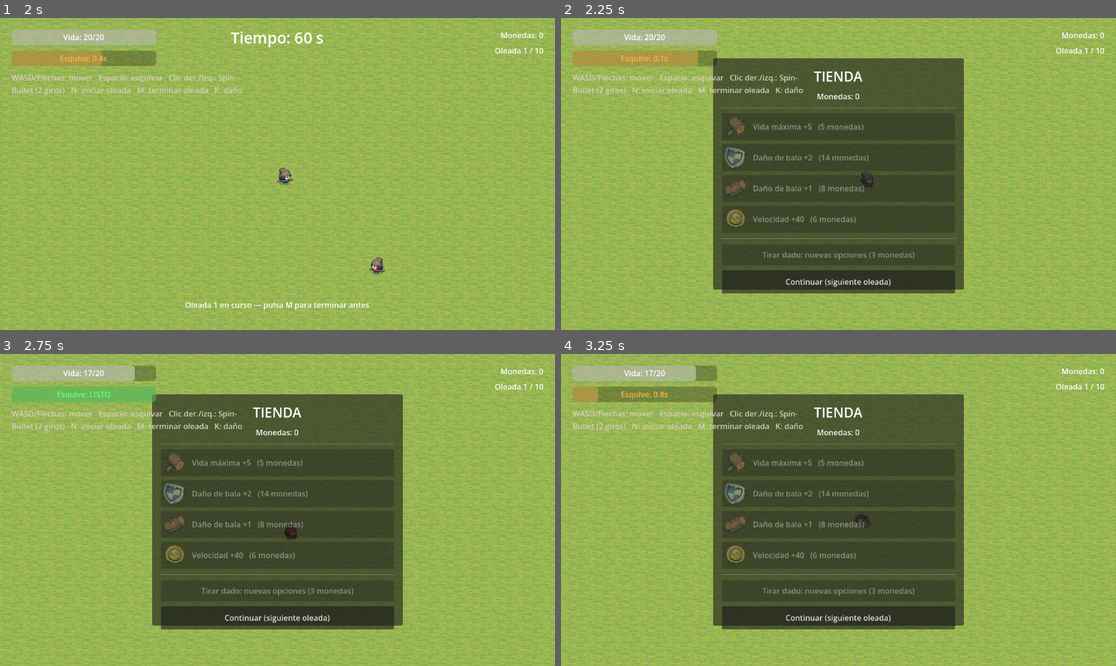
Above: before the commit, frames 1-4 (two rows, left to right).
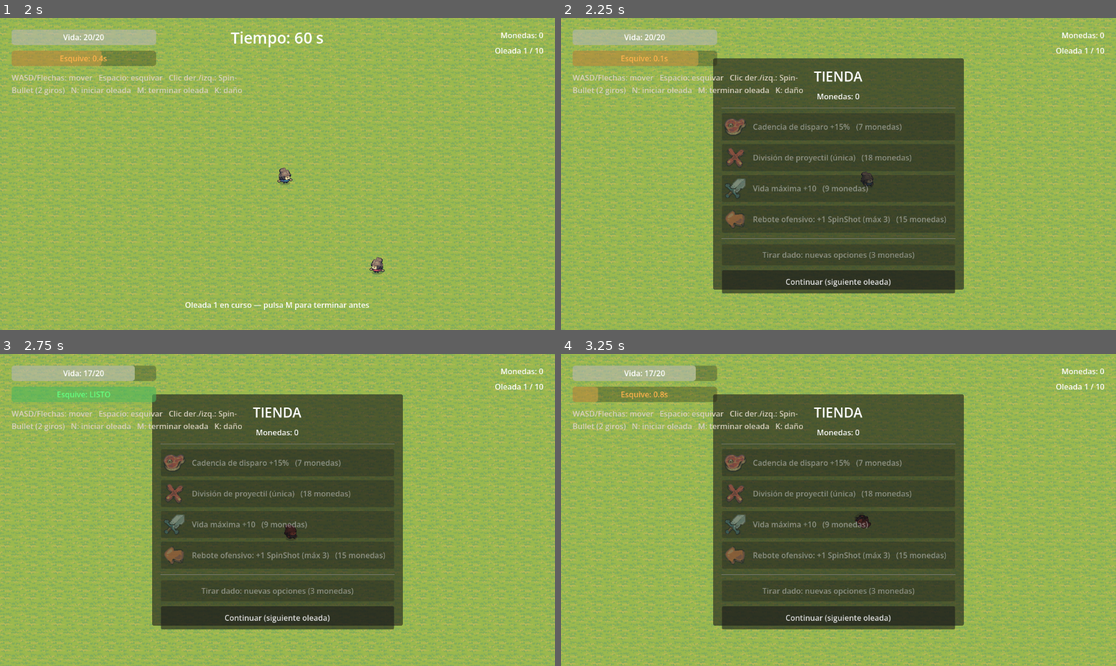
Above: after the commit, the same moments.

Repository: 4FCC/spinshot
Game: Godot game, scene res://Scenes/Main.tscn
Same seed, same stepped clock (60 frames per second), same inputs: the game is played once before the commit and once after it. The engine's default icon, where the game draws it, is replaced by a stand-in: a white triangle on a blue panel in a dark square.
Inputs (mouse positions are in pixels of both pictures, inside the frame that each line leads up to):
- Up to frame 1 (2 s): click "JUGAR" at 0.5 s; tap N (start_wave) at 1.25 s; move the mouse to (399, 158) at 1.27 s; hold D (Derecha) from 1.28 s (still down); hold N (start_wave) from 1.28 s (still down); tap Space (dodge) at 1.35 s
- Up to frame 2 (2.25 s): tap M (end_wave) at 2 s; move the mouse to (727, 189) at 2.02 s; release D (Derecha) at 2.03 s; release N (start_wave) at 2.03 s; hold S (Abajo) from 2.03 s (still down); tap N (start_wave) at 2.1 s
- Up to frame 3 (2.75 s): keep holding S (Abajo); tap K (test_damage) at 2.3 s
- Up to frame 4 (3.25 s): move the mouse to (894, 441) at 2.77 s; release S (Abajo) at 2.78 s; hold D (Derecha) from 2.78 s (still down); tap K (test_damage) at 2.85 s; tap Space (dodge) at 3.05 s

Frame 1 is identical in both runs. In frame 2, 1.6% of the frame differs, in the area x 29-70%, y 31-68%; in frame 3, 1.6%; in frame 4, 1.6%.

Commit message:
5 ítems con habilidad especial, tienda antes del jefe y revisión del dodge
Ítems nuevos (en shop.gd, con iconos Icon_07..11):
- Robo de vida: 25%/nivel de curar 1-3 al recoger moneda (máx 3 -> 75%).
  coin.gd avisa al jugador (on_coin_collected) al recogerse.
- Rebote ofensivo: la SpinShot genera N SpinShots al impactar (máx 3);
  las generadas no rebotan de nuevo pero sí pueden dividirse.
- División de proyectil (única): la SpinShot se parte en dos a media
  trayectoria; funciona en ambos clics y en las balas creadas por rebote.
- Giro letal: +1%/compra (ilimitado) de matar al enemigo haciéndolo girar
  (enemy.apply_lethal_spin reemplaza el daño); el jefe es inmune (sin método).
- Esquiva automática: 25%/nivel de activar el dodge al recibir daño (máx 75%).

billy.gd guarda los niveles y pasa las habilidades a cada SpinShot;
spin_bullet.gd implementa rebote/división/giro letal replicándose con
bullet_scene.

Dodge: corregido para que el esquive mantenga invulnerabilidad durante TODO
su recorrido (el damage_timer ya no la apaga si estás esquivando) y se
atraviesan enemigos durante ese periodo.

Tienda antes del jefe: al terminar la oleada 10 se abre la tienda y, al salir,
comienza el combate contra el jefe (game_mode._boss_pending).

Co-Authored-By: Claude Opus 4.8 <noreply@anthropic.com>
Claude-Session: https://claude.ai/code/session_01EVFDgn2qQnY3SEDFH6Bwyc

Diff:
--- a/Scenes/GameMode.tscn
+++ b/Scenes/GameMode.tscn
@@ -14,6 +14,11 @@
 [ext_resource type="PackedScene" uid="uid://cchargersc0001" path="res://Scenes/ChargerMinion.tscn" id="12_ch"]
 [ext_resource type="PackedScene" uid="uid://csupportsc0001" path="res://Scenes/SupportMinion.tscn" id="13_su"]
 [ext_resource type="PackedScene" uid="uid://cboss000000001" path="res://mecanicas de jefe/Boss.tscn" id="14_boss"]
+[ext_resource type="Texture2D" uid="uid://captqmb2csmlx" path="res://Tiny Swords (Free Pack)/Tiny Swords (Free Pack)/UI Elements/UI Elements/Icons/Icon_07.png" id="15_i7"]
+[ext_resource type="Texture2D" uid="uid://bpsxcl3fqoxkl" path="res://Tiny Swords (Free Pack)/Tiny Swords (Free Pack)/UI Elements/UI Elements/Icons/Icon_08.png" id="16_i8"]
+[ext_resource type="Texture2D" uid="uid://pkxstcvvj0m1" path="res://Tiny Swords (Free Pack)/Tiny Swords (Free Pack)/UI Elements/UI Elements/Icons/Icon_09.png" id="17_i9"]
+[ext_resource type="Texture2D" uid="uid://odr52ubib2hv" path="res://Tiny Swords (Free Pack)/Tiny Swords (Free Pack)/UI Elements/UI Elements/Icons/Icon_10.png" id="18_i10"]
+[ext_resource type="Texture2D" uid="uid://y6sfoqi7njwp" path="res://Tiny Swords (Free Pack)/Tiny Swords (Free Pack)/UI Elements/UI Elements/Icons/Icon_11.png" id="19_i11"]
 
 [node name="GameMode" type="Node"]
 script = ExtResource("1_gm")
@@ -79,3 +84,8 @@
 icon_firerate = ExtResource("9_i4")
 icon_extra1 = ExtResource("10_i5")
 icon_extra2 = ExtResource("11_i6")
+icon_coinheal = ExtResource("15_i7")
+icon_bounce = ExtResource("16_i8")
+icon_split = ExtResource("17_i9")
+icon_lethal = ExtResource("18_i10")
+icon_autododge = ExtResource("19_i11")
--- a/Scripts/billy.gd
+++ b/Scripts/billy.gd
@@ -70,6 +70,15 @@
 var dodge_cooldown: Timer     # Enfriamiento del esquive
 var damage_timer: Timer       # Invulnerabilidad tras recibir daño
 var shoot_cooldown: Timer     # Cadencia entre Spin-Bullets
+
+# =============================================================================
+# NIVELES DE ÍTEMS (habilidades especiales, ver tienda y docs/items.md)
+# =============================================================================
+var coin_heal_level: int = 0   # Robo de vida al recoger monedas (máx 3 -> 75%)
+var bounce_level: int = 0      # Rebote ofensivo: SpinShots extra al impactar (máx 3)
+var has_split: bool = false    # División de proyectil (única)
+var lethal_level: int = 0      # Giro letal: +1% por nivel (ilimitado)
+var autododge_level: int = 0   # Esquiva automática al recibir daño (máx 3 -> 75%)
 
 # =============================================================================
 # INICIALIZACIÓN
@@ -225,6 +234,11 @@
 	if current_state == State.DEAD or is_invulnerable or current_state == State.DODGE:
 		return
 
+	# Esquiva automática (ítem): probabilidad de esquivar el golpe por completo
+	if autododge_level > 0 and randf() < 0.25 * autododge_level:
+		start_dodge()
+		return
+
 	current_state = State.TAKING_DAMAGE
 	vida = clamp(vida - amount, 0, vida_max)
 	_update_health_ui()
@@ -249,6 +263,10 @@
 		start_dodge()
 
 func _on_damage_timer_timeout():
+	# Si estamos esquivando, NO tocar la invulnerabilidad: el esquive la controla
+	# (así el dodge mantiene invulnerabilidad durante todo su recorrido).
+	if current_state == State.DODGE:
+		return
 	is_invulnerable = false
 	sprite.modulate = Color.WHITE
 	if current_state == State.TAKING_DAMAGE:
@@ -283,6 +301,11 @@
 
 	var bullet = spin_bullet_scene.instantiate()
 	bullet.damage = bullet_damage
+	# Habilidades de ítems que lleva cada SpinShot
+	bullet.bounce_count = bounce_level
+	bullet.has_split = has_split
+	bullet.lethal_chance = lethal_level * 0.01
+	bullet.bullet_scene = spin_bullet_scene
 	# Añadir a la raíz de la escena para que orbite en espacio de mundo
 	var host = get_tree().current_scene
 	if host == null:
@@ -351,3 +374,29 @@
 	shoot_cooldown_time = maxf(0.05, shoot_cooldown_time * factor)
 	if shoot_cooldown != null:
 		shoot_cooldown.wait_time = shoot_cooldown_time
+
+# =============================================================================
+# ÍTEMS CON HABILIDAD ESPECIAL
+# =============================================================================
+func add_coin_heal() -> void:
+	coin_heal_level = min(coin_heal_level + 1, 3)
+
+func add_bounce() -> void:
+	bounce_level = min(bounce_level + 1, 3)
+
+func enable_split() -> void:
+	has_split = true
+
+func add_lethal() -> void:
+	lethal_level += 1   # ilimitado, +1% por compra
+
+func add_autododge() -> void:
+	autododge_level = min(autododge_level + 1, 3)
+
+func on_coin_collected() -> void:
+	"""Robo de vida: cada moneda tiene 25% por nivel de curar 1-3 (máx 75%)."""
+	if coin_heal_level <= 0:
+		return
+	if randf() < 0.25 * coin_heal_level:
+		vida = clamp(vida + randi_range(1, 3), 0, vida_max)
+		_update_health_ui()
--- a/Scripts/coin.gd
+++ b/Scripts/coin.gd
@@ -16,4 +16,7 @@
 func _on_body_entered(body: Node2D) -> void:
 	if body.is_in_group("player"):
 		Game.add_coins(value)
+		# Permite efectos al recoger moneda (p. ej. robo de vida)
+		if body.has_method("on_coin_collected"):
+			body.on_coin_collected()
 		queue_free()
--- a/Scripts/enemy.gd
+++ b/Scripts/enemy.gd
@@ -17,6 +17,7 @@
 @export var attack_cooldown: float = 0.8
 @export var melee_enabled: bool = true
 @export var stop_distance: float = 50.0
+@export var lethal_spin_time: float = 1.0   # "Giro letal": gira y muere tras este tiempo
 
 @export_group("Recompensa")
 @export var coin_scene: PackedScene
@@ -38,6 +39,9 @@
 var player: Node2D = null
 var _attack_timer: float = 0.0
 var _dead: bool = false
+var _lethal: bool = false      # bajo efecto de "giro letal"
+
+const LETHAL_SPIN_SPEED := 18.0   # rad/s mientras gira hasta morir
 
 func _ready() -> void:
 	add_to_group("enemy")
@@ -80,6 +84,12 @@
 # =============================================================================
 func _physics_process(delta: float) -> void:
 	if _dead:
+		return
+
+	# Giro letal: el enemigo gira en el sitio hasta morir; no hace nada más.
+	if _lethal:
+		sprite.rotation += LETHAL_SPIN_SPEED * delta
+		velocity = Vector2.ZERO
 		return
 
 	_attack_timer = maxf(0.0, _attack_timer - delta)
@@ -132,6 +142,20 @@
 	if health <= 0:
 		_die()
 
+func apply_lethal_spin() -> void:
+	"""Giro letal (ítem): el enemigo empieza a girar y muere tras un instante.
+	Reemplaza el daño normal del impacto que lo activó."""
+	if _dead or _lethal:
+		return
+	_lethal = true
+	velocity = Vector2.ZERO
+	melee_enabled = false
+	sprite.modulate = Color(1.0, 0.9, 0.3)
+	var t := get_tree().create_timer(lethal_spin_time)
+	t.timeout.connect(func():
+		if is_instance_valid(self) and not _dead:
+			_die())
+
 func heal(amount: int) -> void:
 	"""Regeneración aplicada por el enemigo de Apoyo a los aliados cercanos."""
 	if _dead:
--- a/Scripts/game_mode.gd
+++ b/Scripts/game_mode.gd
@@ -39,6 +39,7 @@
 var _spawn_accum: float = 0.0
 var _waves: Array = []          # Tabla de oleadas (ver _build_waves)
 var _boss: Node = null          # Instancia del jefe (si está vivo)
+var _boss_pending: bool = false # Tras la oleada final: tienda y luego jefe
 
 # Pantallas
 var _start_screen: Control = null
@@ -124,15 +125,21 @@
 	info_label.text = ""
 	_clear_enemies()
 
-	# Tras la última oleada aparece el jefe. Si no, se abre la tienda.
+	# Siempre se abre la tienda al terminar una oleada. Tras la última oleada,
+	# al salir de la tienda comienza el combate contra el jefe (no otra oleada).
 	if wave_number >= total_waves:
+		_boss_pending = true
+		info_label.text = "Compra mejoras y prepárate para el JEFE"
+	shop.open()
+
+func _on_shop_continue() -> void:
+	if _boss_pending:
+		# Al salir de la tienda tras la oleada final, aparece el jefe
+		_boss_pending = false
 		_spawn_boss()
 	else:
-		shop.open()
-
-func _on_shop_continue() -> void:
-	# Al cerrar la tienda comienza automáticamente la siguiente oleada
-	_start_wave()
+		# En el resto de casos, empieza automáticamente la siguiente oleada
+		_start_wave()
 
 # =============================================================================
 # TABLA DE OLEADAS
--- a/Scripts/shop.gd
+++ b/Scripts/shop.gd
@@ -15,6 +15,11 @@
 @export var icon_firerate: Texture2D
 @export var icon_extra1: Texture2D
 @export var icon_extra2: Texture2D
+@export var icon_coinheal: Texture2D
+@export var icon_bounce: Texture2D
+@export var icon_split: Texture2D
+@export var icon_lethal: Texture2D
+@export var icon_autododge: Texture2D
 
 @export var slots: int = 4          # Cuántas opciones se muestran a la vez
 @export var reroll_cost: int = 3    # Coste de la tirada de dados
@@ -47,6 +52,17 @@
 			"apply": func(p): p.upgrade_speed(40.0)},
 		{"name": "Cadencia de disparo +15%", "cost": 7, "icon": icon_firerate,
 			"apply": func(p): p.upgrade_fire_rate(0.85)},
+		# --- Ítems con habilidad especial ---
+		{"name": "Robo de vida al recoger moneda (máx 3)", "cost": 10, "icon": icon_coinheal,
+			"apply": func(p): p.add_coin_heal()},
+		{"name": "Rebote ofensivo: +1 SpinShot (máx 3)", "cost": 15, "icon": icon_bounce,
+			"apply": func(p): p.add_bounce()},
+		{"name": "División de proyectil (única)", "cost": 18, "icon": icon_split,
+			"apply": func(p): p.enable_split()},
+		{"name": "Giro letal: +1% muerte al girar", "cost": 6, "icon": icon_lethal,
+			"apply": func(p): p.add_lethal()},
+		{"name": "Esquiva automática +25% (máx 3)", "cost": 12, "icon": icon_autododge,
+			"apply": func(p): p.add_autododge()},
 	]
 
 func _build_ui() -> void:
--- a/Scripts/spin_bullet.gd
+++ b/Scripts/spin_bullet.gd
@@ -36,6 +36,13 @@
 var _time_alive: float = 0.0
 var _can_damage: bool = false         # Gracia inicial para no dañar al instante
 
+# Habilidades otorgadas por ítems
+var bounce_count: int = 0       # Nuevas SpinShots que genera al impactar (rebote ofensivo)
+var has_split: bool = false     # Se divide en dos a mitad de trayectoria
+var lethal_chance: float = 0.0  # Probabilidad de aplicar "giro letal" al impactar
+var bullet_scene: PackedScene = null   # Escena para auto-replicarse (rebote/división)
+var _did_split: bool = false
+
 
 func _ready() -> void:
 	if player == null and player_path != NodePath(""):
@@ -52,13 +59,18 @@
 
 
 func setup(target: Node2D, direction: Vector2, mode: int = 0) -> void:
-	"""Fija el centro de órbita en la posición actual del jugador y coloca
-	la bala en la dirección de disparo. 'mode' elige el patrón de giro.
-	Llamar DESPUÉS de add_child."""
+	"""Centro de órbita = posición del jugador al disparar. Llamar tras add_child."""
 	player = target
-	_center = target.global_position   # Centro fijo: no se mueve con el jugador
+	_apply_setup(target.global_position, direction, mode)
+
+func setup_world(center: Vector2, direction: Vector2, mode: int = 0) -> void:
+	"""Centro de órbita en un punto del mundo (usado por rebote/división)."""
+	player = null
+	_apply_setup(center, direction, mode)
+
+func _apply_setup(center: Vector2, direction: Vector2, mode: int) -> void:
+	_center = center   # Centro fijo: no se mueve
 	pattern_mode = mode
-
 	_radius = start_radius
 	_time_alive = 0.0
 
@@ -67,10 +79,24 @@
 		dir = Vector2.RIGHT
 	global_position = _center + dir * start_radius
 	_angle = dir.angle()
+	_apply_tint()
 
+func _apply_tint() -> void:
 	# Tinte distinto según el patrón para distinguir ambos disparos
 	if has_node("Sprite2D"):
 		$Sprite2D.modulate = Color(0.6, 0.9, 1.0) if pattern_mode == 1 else Color(1.0, 0.85, 0.5)
+
+func _configure_clone(center: Vector2, angle: float, radius: float, mode: int, cw: bool, t: float) -> void:
+	"""Coloca a esta bala como mitad de una división, continuando la trayectoria."""
+	player = null
+	_center = center
+	_angle = angle
+	_radius = radius
+	pattern_mode = mode
+	clockwise = cw
+	_time_alive = t
+	global_position = _center + Vector2(cos(_angle), sin(_angle)) * _radius
+	_apply_tint()
 
 
 func _process(delta: float) -> void:
@@ -79,6 +105,11 @@
 	if (lifetime > 0.0 and _time_alive >= lifetime) or _radius >= max_radius:
 		queue_free()
 		return
+
+	# División de proyectil: a mitad de su vida se divide en dos
+	if has_split and not _did_split and lifetime > 0.0 and _time_alive >= lifetime * 0.5:
+		_did_split = true
+		_spawn_split()
 
 	var dir_sign := 1.0 if clockwise else -1.0
 	if pattern_mode == 1:
@@ -99,8 +130,53 @@
 	if not _can_damage:
 		return
 	if body.is_in_group("enemy") and body.has_method("take_damage"):
-		body.take_damage(damage)
+		# Giro letal: probabilidad de matar al girar (reemplaza el daño normal)
+		if lethal_chance > 0.0 and randf() < lethal_chance and body.has_method("apply_lethal_spin"):
+			body.apply_lethal_spin()
+		else:
+			body.take_damage(damage)
+		_spawn_bounce(global_position)
 		queue_free()
 	elif body.is_in_group("player") and body.has_method("take_damage"):
 		body.take_damage(damage)
 		queue_free()
+
+# =============================================================================
+# REPLICACIÓN (ítems de rebote y división)
+# =============================================================================
+func _make_child():
+	var b = bullet_scene.instantiate()
+	b.damage = damage
+	b.has_split = has_split
+	b.lethal_chance = lethal_chance
+	b.bullet_scene = bullet_scene
+	return b
+
+func _spawn_bounce(pos: Vector2) -> void:
+	"""Rebote ofensivo: genera 'bounce_count' SpinShots nuevas en el impacto.
+	No vuelven a rebotar (evita bucles), pero sí pueden dividirse."""
+	if bounce_count <= 0 or bullet_scene == null:
+		return
+	var host := get_parent()
+	if host == null:
+		return
+	for i in bounce_count:
+		var b = _make_child()
+		b.bounce_count = 0
+		host.add_child(b)
+		var ang := TAU * float(i) / float(bounce_count) + randf() * 0.6
+		b.setup_world(pos, Vector2.RIGHT.rotated(ang), pattern_mode)
+
+func _spawn_split() -> void:
+	"""División: crea la segunda mitad, que gira en sentido contrario y ya no
+	se vuelve a dividir."""
+	if bullet_scene == null:
+		return
+	var host := get_parent()
+	if host == null:
+		return
+	var b = _make_child()
+	b.bounce_count = bounce_count
+	b._did_split = true
+	host.add_child(b)
+	b._configure_clone(_center, _angle, _radius, pattern_mode, not clockwise, _time_alive)
Not shown, changed: README.md
Not shown, changed: docs/items.md
